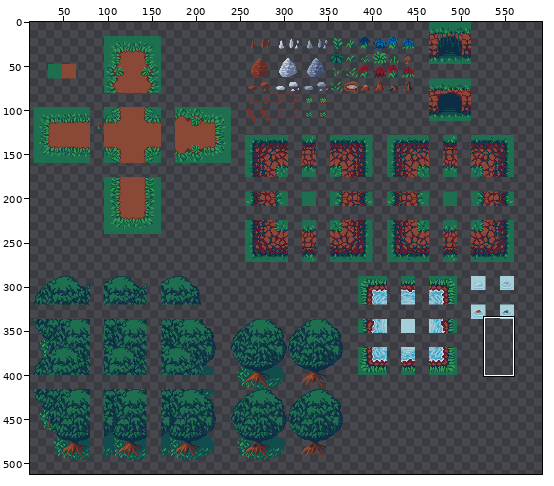
Edited in one commit: pixel-art file (Project Seraphim/Assets/Source/ForestTilesAseFile.aseprite). The first picture is a wide view before the edit; the outline marks the close-up.
Close-up. Old version:
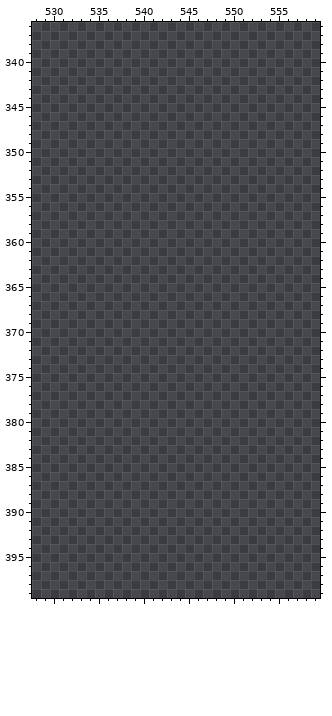
592x512 pixels, 1 frame. Colours within 5 levels of each other are drawn and written as one. Shown: x 528..559, y 336..399. The wide view leaves out empty margins. The commit also changed other parts of the picture, which this record leaves out.
After the commit:
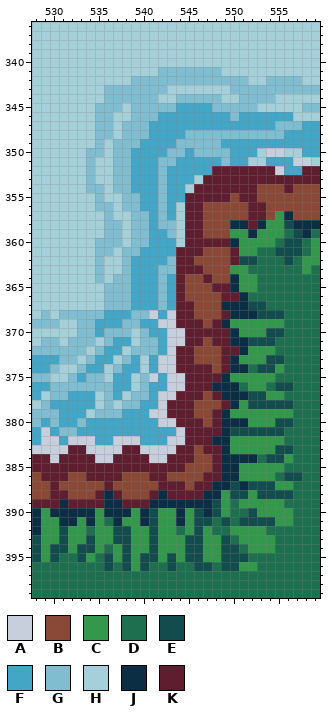
Palette (. is transparent): A #c7cfdd  B #8a4836  C #33984b  D #1e6f50  E #134c4c  F #43a6c7  G #80bdd1  H #a6d0d9  J #0c2e44  K #5f1e2f
From old to new:
Changed rows in their new state; - is an unchanged pixel.
Layer "Cliffs":
first column x 528:
336 HHHHHHHHHHHHHHHHHHHHHHHHHHHHHHHH
337 HHHHHHHHHHHHHHHHHHHHHHHHHHHHHHHH
338 HHHHHHHHHHHHHHHHHHHHHHHHHHHHHHHH
339 HHHHHHHHHHHHHHHHHHHHHHHHHHHHHHHH
340 HHHHHHHHHHHHHHHHHHHHHHHHHHHHHHHH
341 HHHHHHHHHHHHHHGGGGGGGHHHHHHHHHHH
342 HHHHHHHHHHHGGGGGGGGGGGGGHHGGGGHH
343 HHHHHHHHGGGGGGGHHHHHHHGGGGGGGGGG
344 HHHHHHHHGGGGGGHHGGGGGHHGGGGHHHHH
345 HHHHHHHGGGHGGGGGFFFFGGGGGHHHHHGG
346 HHHHHHHGGHHGGGFFFFFFFFGFFFFFFHHH
347 HHHHHHHGGHGGGFFFFFFFFFFFFFFGGGFF
348 HHHHHHHGGHGGGFFFFGGGGGGGGGGGFFFF
349 HHHHHHHGHGGGFFFFGGGGGFFFFFFFFFFF
350 HHHHHHGGHGGFFFFGGFGGGGFFFHAAHHFF
351 HHHHHHGHHGGFFFGGFFFFFGFFHHFFFAAH
352 HHHHHHGHHGGFFFGFFFFFKKKKKKKAFFKK
353 HHHHHHGHHGGFFFGFFFHKKKKKKKKKKKKK
354 HHHHHHGGHGGFFFGFFHKKKKKKKBBBKBBB
355 HHHHHHHGHHGGFFGFFKKKKKBKKBBBBBBB
356 HHHHHHHGGHGGFFGFHKKBBBBBKKBBBBBB
357 HHHHHHHHGHHGGFGFHKKBBBBBKKBCJBBB
358 HHHHHHHHGGHGGFGGHKKBBBJJKJCCEJJJ
359 HHHHHHHHGGHGGFFGHKKBBBCCJCCCDEJD
360 HHHHHHHGGGHGGFFFHKKKKKJCCCCDEEDC
361 HHHHHHHGGHGGFFFFKKKBBBKCCDDEEEDC
362 HHHHHHHGHHGFFFFGKKBBBBKEEDDDEDCC
363 HHHHHHHGHHGFFFGGKKKBBBCCDDDDDDCD
364 HHHHHHHGHGGFFFGFKBBKBBJCCDDDDDDD
365 HHHHHHHHGGGFFFGFKBBBKKJCCDDDDDDD
366 HHHHHHHHGGGFFFGFKBBBBKKJDDDDDDDD
367 HHHHHHHHGGGFFFGFKKBBBJJJEEDDDDDD
368 HGHGGGGGFFFGGAFAKKBBBKJJJEEEDDDD
369 GGGHHGGFFFGGFFAAKKKBKJCCCCCCDDDD
370 HHHHHGGFGGGHGFFAAKKKKKJCCCEEDDDD
371 HGGHGGGHGFFHGGFAAKKBKKJJEEEDDDDD
372 GGGGGGHGFFHGGGFAKKBBBKKJCCCDDDDD
373 FFFGGHGFFHGFHFAAKKBBBKJCCCEEDDDD
374 FFGHHGFFHGFFHFAAKKKKBKJJDEECDDDD
375 GGHHGFGGHFFHGAFAAKKKKJCCCCCDDDDD
376 FFGGGGGGGFFHGFFAAKKKJJJDCCDEEDDD
377 FHGGFFFHGFHGGFAAKKKBKJJJEECCDDDD
378 HGFFFFFHGHGGFFAKKKBBBKJCEEEEEDDD
379 GGGFFFHGGGFFFAAKKKBBKJCCCCCCCDDD
380 GFGFFGFFFFFFFFAAKKKBKJJJCCCEEDDD
381 FAFGGFFFFFFFFFFFAKKKKJEEEEEEDDDD
382 FAAFAAAFFAAAFFFAAKKKJJCCCCCCDDDD
383 AAAAKKAAAAKKAAAAKKBKKJCCCCCEEDDD
384 KKAKKKKAAKKKKAAKKKBBKJJJJDEECDDD
385 KKKKKKKKKKKKKKKKKBBBKJJCCCCCDDDD
386 BKKKBBKKKKBBBKKBBBBKKJJCCCCDEEDD
387 BBKBBBBBKBBBBBKKKBKKJJEJEEECCDDD
388 BBKKBBBKJKBBBKJKKKKJJCEECEEEEDDD
389 KKKJKKKKJJKKKJJJJJJJECDCCCCCDDDD
390 JCJJJJJCJJJCJECCJCEJECDDECCCCDDD
391 JCCJJCJCDJCCJECCJCEEDEDEEEECCDDD
392 JCCECCDCCEECCECCDCECDDCCCCDDDDDD
393 ECCECCECCEECCECCCEECCEDCCCCDDDDD
394 ECEECEECDCECCECCCEECCEEDCCCDDDDD
395 ECEDDECDECECEECECEECCEEEDDDDDDDD
396 DDDDDDDDEDECEDDEDDEEDEECCDDDDDDD
397 DDDDDDDDDDDDDDDDDDDDDDDDDDDDDDDD
398 DDDDDDDDDDDDDDDDDDDDDDDDDDDDDDDD
399 DDDDDDDDDDDDDDDDDDDDDDDDDDDDDDDD
Pixel boxes of the changes (left, top, right, bottom) in both close-ups:
added: (32, 22, 320, 598)
